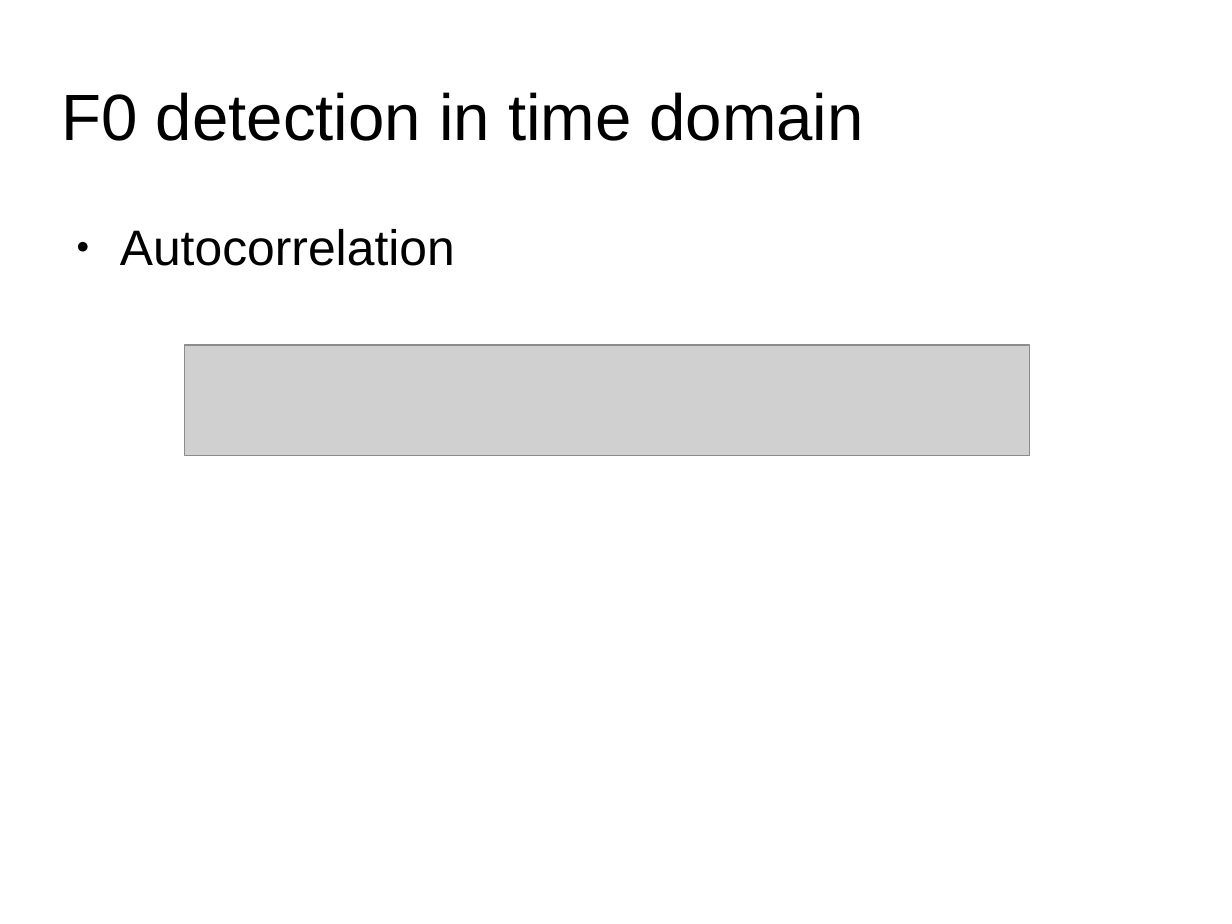
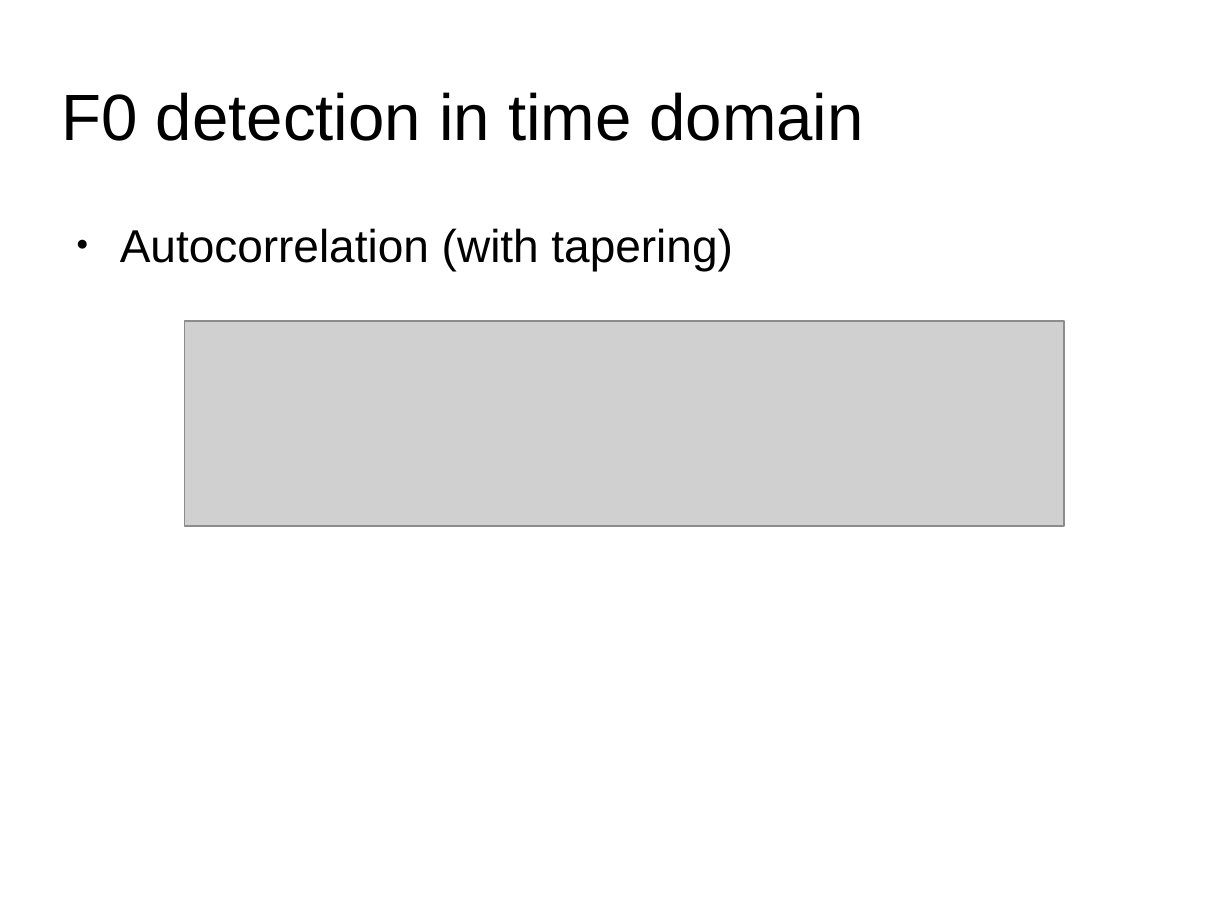
Before and after one commit to MTG/sms-tools, a slide deck: slide 6 of lectures/6-Harmonic-model/F0-detection.odp. Drawn at 1232x924 pixels with LibreOffice and Linux fonts; fonts in the diff are those of the drawing; grey boxes stand for pictures. Boxes give left, top, right and bottom in pixels: in the first picture for what was removed or moved away, otherwise in the second. Text is boxed around its words. In the diff, an @@ line names an element or a change of style, - is before the commit and + after.

```diff
--- a/lectures/6-Harmonic-model/F0-detection.odp
+++ b/lectures/6-Harmonic-model/F0-detection.odp
@@ text at bbox=[120, 228, 732, 271]: text changed; size 29.1 to 26.9 pt @@
-● Autocorrelation
+● Autocorrelation (with tapering)
@@ picture: place and size @@
-picture at bbox=[185, 345, 1030, 456]
+picture at bbox=[185, 320, 1064, 525]
```
Also in this commit, not shown: 6 other slides changed, 6 slides added, 4 slides removed, 29 other files.
